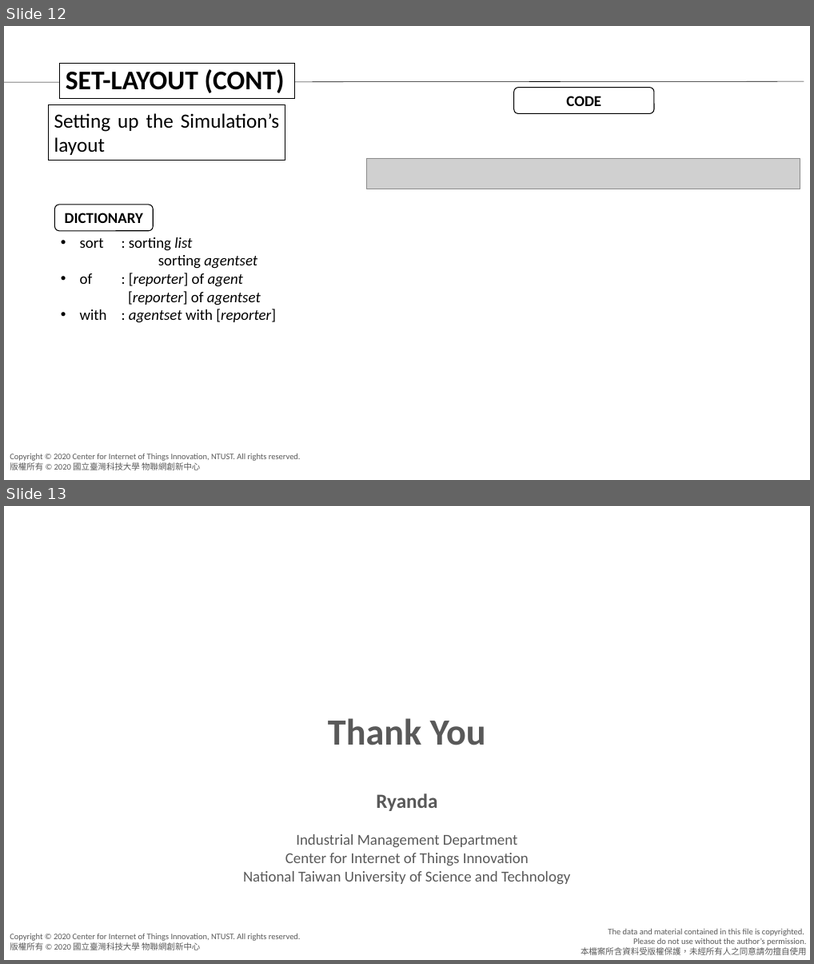
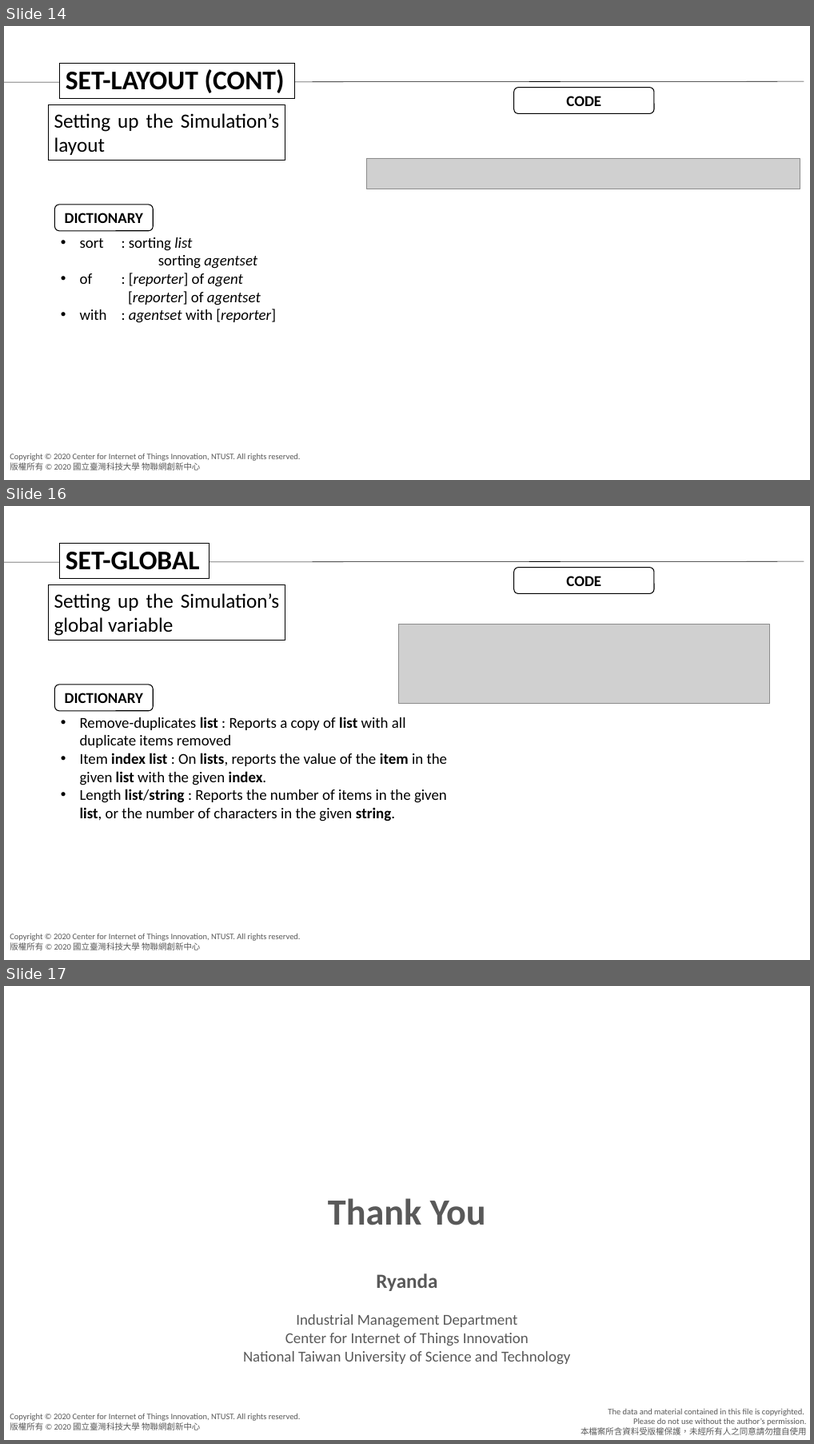
Before and after one commit to agnesyosephine/kiva, a slide deck: Tutorial/Code Learning-Ryanda.pptx. Shown one above the other, each under a label of ours: slides 12 and 13 before the commit, slides 14, 16 and 17 after it; the slides between them are not shown. The pictures are 814x964 and 814x1444 pixels, drawn with LibreOffice and Linux fonts; fonts in the diff are those of the drawing; grey boxes stand for pictures; background and template pictures are left out. Boxes give left, top, right and bottom in pixels: in the first picture for what was removed or moved away, otherwise in the second. Text is boxed around its words. In the diff, an @@ line names an element or a change of style, - is before the commit and + after.

```diff
--- a/Tutorial/Code Learning-Ryanda.pptx
+++ b/Tutorial/Code Learning-Ryanda.pptx
@@ slide 16 added at [4,506,810,960], background #FFFFFF; not listed: 2 template elements that a slide beside it also shows @@
@@ rectangle added at [60,543,209,579], fill #FFFFFF, outline #000000 0.75 pt, 32 pt, text #000000, bold @@
+SET-GLOBAL
@@ line added from (4, 562) to (804, 562), #000000 0.5 pt @@
@@ rounded rectangle added at [514,567,655,594], fill #FFFFFF, outline #000000 1 pt, 18 pt, text #000000, bold @@
+CODE
@@ rectangle added at [48,585,286,640], outline #000000 0.75 pt, 24 pt, text #000000 @@
+Setting up the Simulation’s global variable
@@ picture added at [399,624,770,704] @@
@@ rounded rectangle added at [55,684,153,711], fill #FFFFFF, outline #000000 1 pt, 18 pt, text #000000, bold @@
+DICTIONARY
@@ text added at [80,716,448,821], 18 pt, text #000000 @@
+• Remove-duplicates list : Reports a copy of list with all duplicate items removed
+• Item index list : On lists, reports the value of the item in the given list with the given index.
+• Length list/string : Reports the number of items in the given list, or the number of characters in the given string.
@@ what was slide 12 is now slide 14 @@
@@ what was slide 13 is now slide 17 @@
```
Also in this commit, not shown: 4 slides changed, 3 other slides added, 1 other file.
